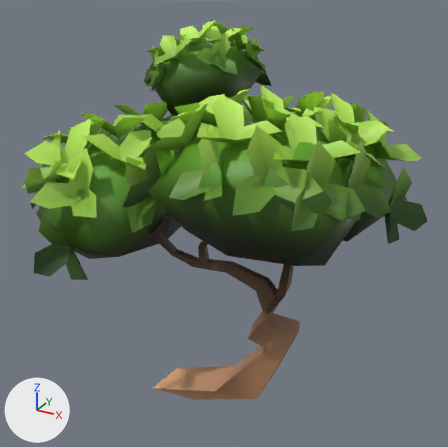
A saved change to the FBX model Assets/Models/Enviroment/Tree.fbx.
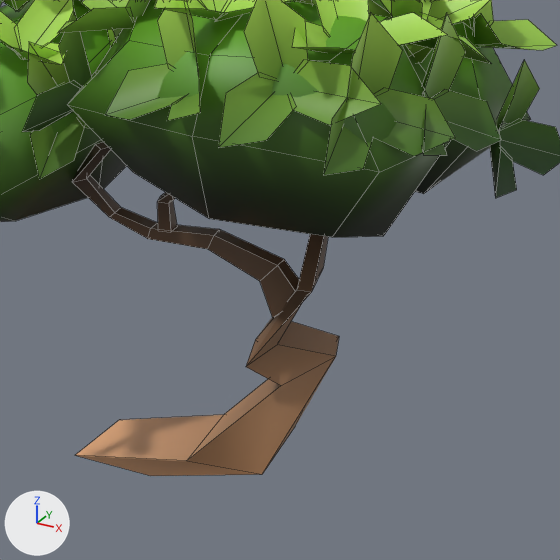
There are two pictures of each version: one whole from a camera (50 mm lens) standing at (0.0485, -0.0766, 0.097) and looking at (0.0037, 0.0048, 0.0563), one close up on the part from 25% to 95% of the width and 30% to 100% of the height. Every picture has the same lights, and +X, +Y and +Z are marked at lower left. The close-ups show mesh edges as thin lines. Where no turn or scale is listed for an object, it has been applied to the vertices.
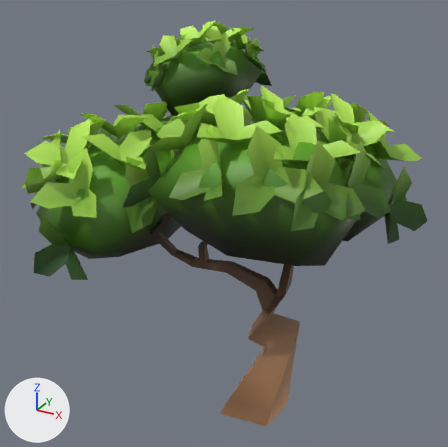
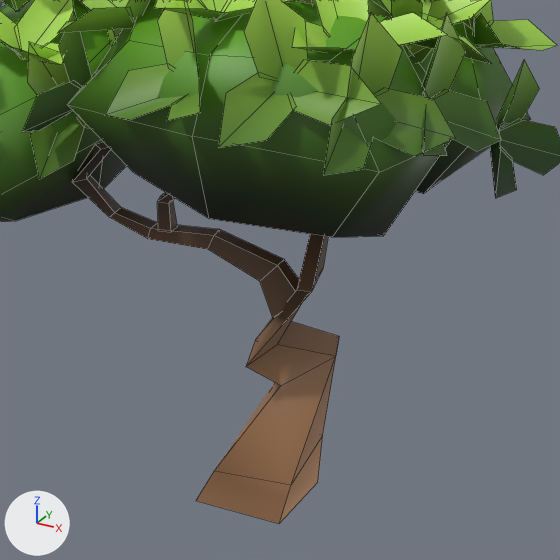
The newer file is also turned or shifted as a whole; pictures and numbers use the older file's frame.

Changed parts and their boxes (x1, y1, x2, y2) in the close-ups (560 x 560 px; the box of a moved part takes in the faces that stretch with it):
'polySurface33', reshaped
    before: (0, 0, 560, 476)
    after: (0, 0, 560, 524)
part 1 of me_mesh, moved or reshaped
    before: (76, 357, 335, 476)
    after: (196, 357, 336, 524)

What the commit changed:
me_mesh has 1260 vertices, 526 faces and spans x -0.029..0.029, y -0.0236..0.0236, z 0.0022..0.0655.
me_mesh is used by ob_polysurface33; location (0.00515, 0.00514, 0.02149).
Before the commit, vertices of me_mesh: 592 (-0.0033, 0.0009, 0.0022), 593 (0.0106, -0.0048, 0.0126) at pixel (295, 426), 604 (0.0041, -0.0063, 0.0126) at pixel (223, 414), 605 (-0.0117, -0.0002, 0.0023) at pixel (119, 419), 606 (0.0043, -0.0138, 0.0126) at pixel (186, 460).
Before the commit, vertices of me_mesh: 607 (-0.0125, -0.0074, 0.0023) at pixel (74, 455), 608 (-0.0042, -0.0063, 0.0022) at pixel (150, 475), 609 (0.0109, -0.0122, 0.0126) at pixel (262, 474).
Part 1, on me_mesh:
Vertices 593, 604, 606, 609 of me_mesh move by (0.0027, 0.0, 0.0).
Vertices 592, 605, 607, 608 of me_mesh move by (0.0142, 0.0, 0.0).
